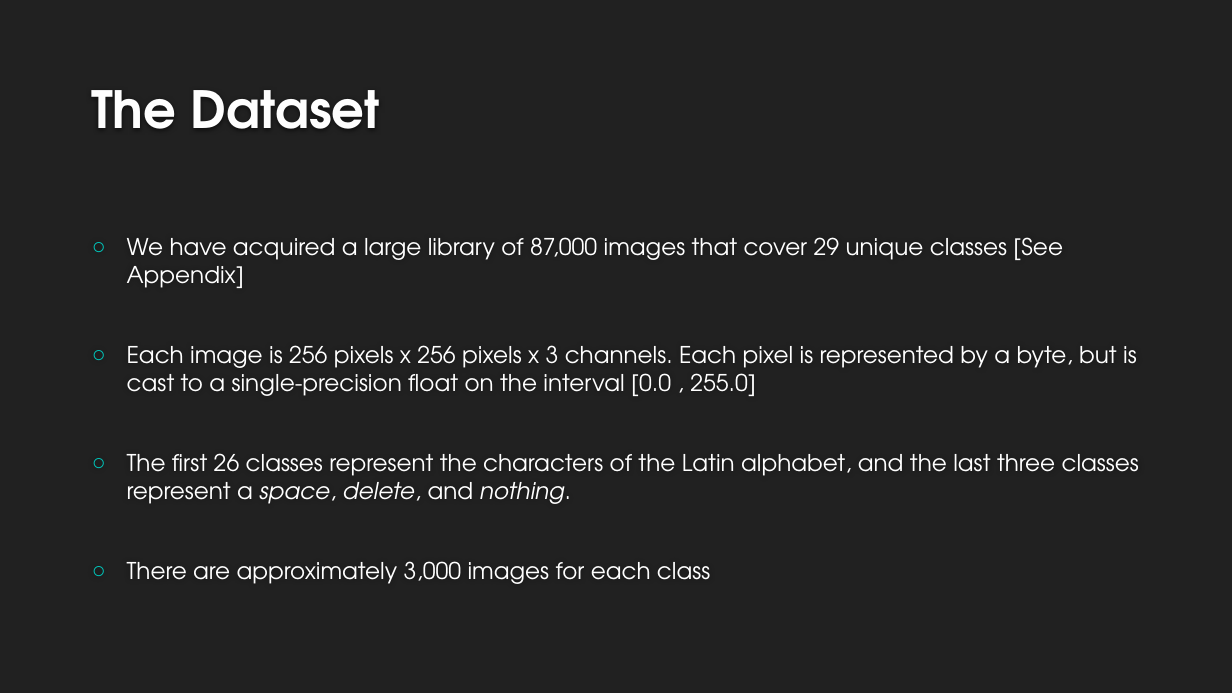
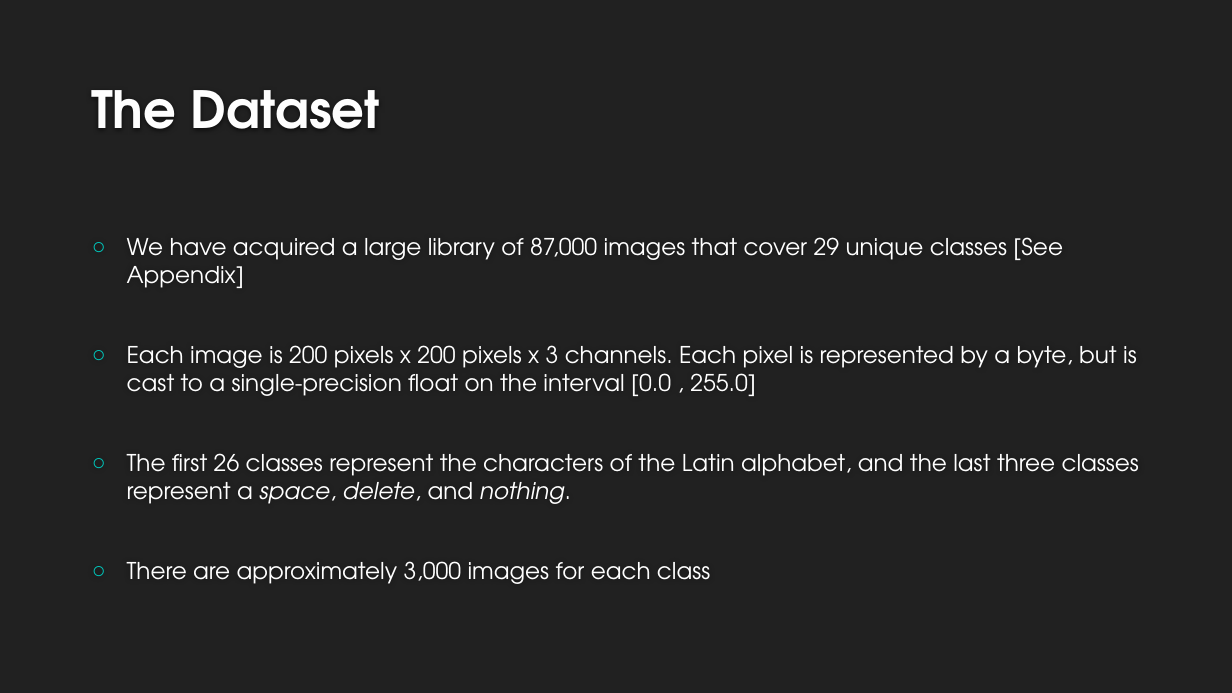
Before and after one commit to landonbuell/Buell-Masters-Project, a slide deck: slide 5 of milestones/BUELL_ENGR6970_Milestone04.pptx. Drawn at 1232x693 pixels with LibreOffice and Linux fonts; fonts in the diff are those of the drawing; background and template pictures are left out. Boxes give left, top, right and bottom in pixels: in the first picture for what was removed or moved away, otherwise in the second. Text is boxed around its words. In the diff, an @@ line names an element or a change of style, - is before the commit and + after.

```diff
--- a/milestones/BUELL_ENGR6970_Milestone04.pptx
+++ b/milestones/BUELL_ENGR6970_Milestone04.pptx
@@ text at [127, 345, 1137, 396]: text changed @@
-○ Each image is 256 pixels x 256 pixels x 3 channels. Each pixel is represented by a byte, but is cast to a single-precision float on the interval [0.0 , 255.0]
+○ Each image is 200 pixels x 200 pixels x 3 channels. Each pixel is represented by a byte, but is cast to a single-precision float on the interval [0.0 , 255.0]
```
Also in this commit, not shown: 8 other slides changed, 6 slides added, 1 slide removed, 3 other files.
